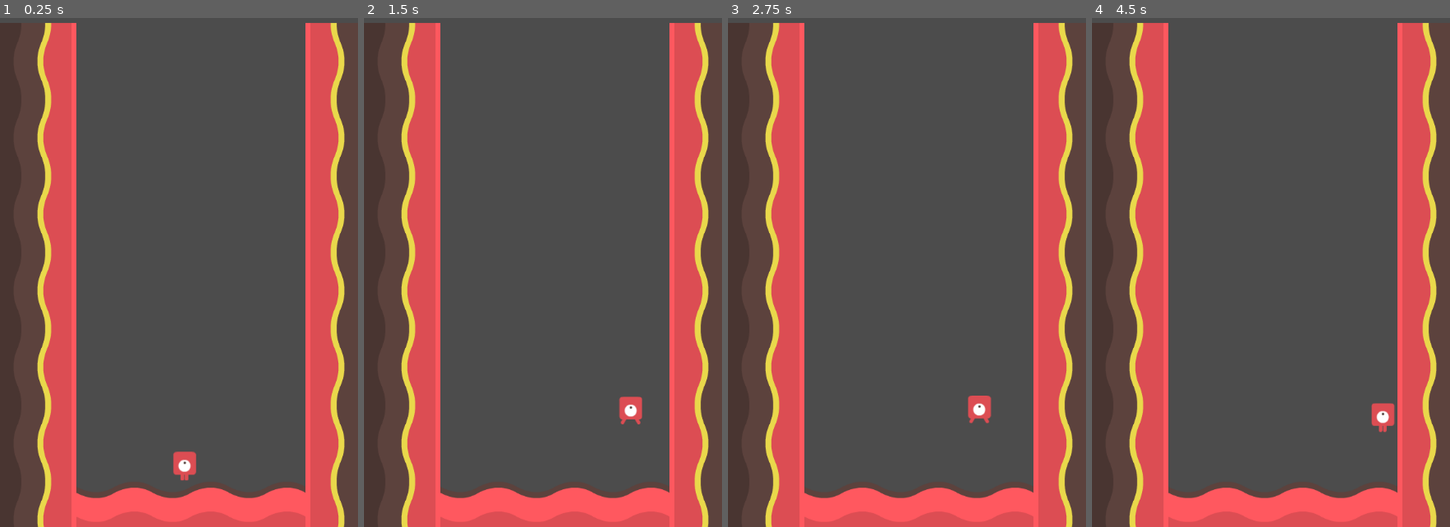
Above: before the commit, frames 1-4 (left to right).
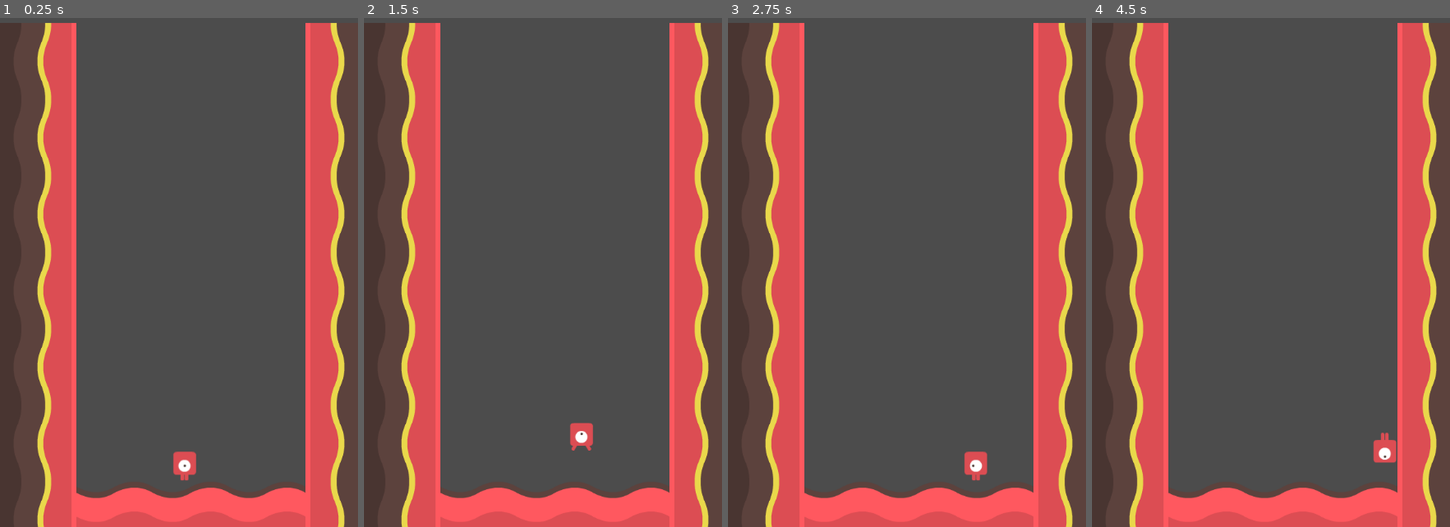
Above: after the commit, the same moments.

Repository: Cecilist/midterm-JDCecil
Game: Godot game, scene res://src/Level.tscn
Two runs of this game, one before a commit and one after it. Both use one fixed random seed, a clock stepped at 60 frames per second and the inputs below.
Inputs:
- Up to frame 1 (0.25 s): no input
- Up to frame 2 (1.5 s): tap Enter at 0.5 s; hold Right (move_right) from 0.53 s (still down); tap Space (jump) at 0.6, 0.77, 1.07, 1.35 s
- Up to frame 3 (2.75 s): tap Space (jump) at 1.52, 1.82, 2.1 s; release Right (move_right) at 2.03 s; hold Left (move_left) from 2.03 s (still down)
- Up to frame 4 (4.5 s): release Left (move_left) at 2.78 s; hold Right (move_right) 2.78-4.28 s; tap Space (jump) at 2.85, 3.02, 3.32, 3.6, 3.77, 4.07, 4.35 s; hold Left (move_left) from 4.28 s (still down)

The runs differ from the first frame. In frame 1, less than 0.1% of the frame differs, in the area x 51-53%, y 87-89%; in frame 2, 0.6%; in frame 3, 0.6%; in frame 4, 0.7%, in the area x 77-86%, y 75-88%.

Commit message:
Adding falling animation frame

Diff:
--- a/src/Player.gd
+++ b/src/Player.gd
@@ -40,8 +40,6 @@
 
 	if _velocity.x != 0 and is_on_floor():
 		_sprite.play("walk")
-	else:
-		_sprite.play("jump")
 
 	if Input.is_action_just_pressed("jump") and is_on_floor():
 		_velocity.y -= jump_strength
@@ -49,10 +47,9 @@
 
 	if not is_on_floor():
 		_sprite.play("jump")
+		if _velocity.y > 0:
+			_sprite.play("fall")
 
 	if is_on_wall():
 		direction.x = 0
-	print(_velocity.x)
 	_velocity = move_and_slide(_velocity, Vector2.UP)
-
-	#print("final V = ", _velocity)
--- a/src/Player.tscn
+++ b/src/Player.tscn
@@ -37,6 +37,8 @@
 
 [node name="Player" type="KinematicBody2D"]
 script = ExtResource( 8 )
+speed = 2
+jump_strength = 100
 
 [node name="AnimatedSprite" type="AnimatedSprite" parent="."]
 frames = SubResource( 1 )
